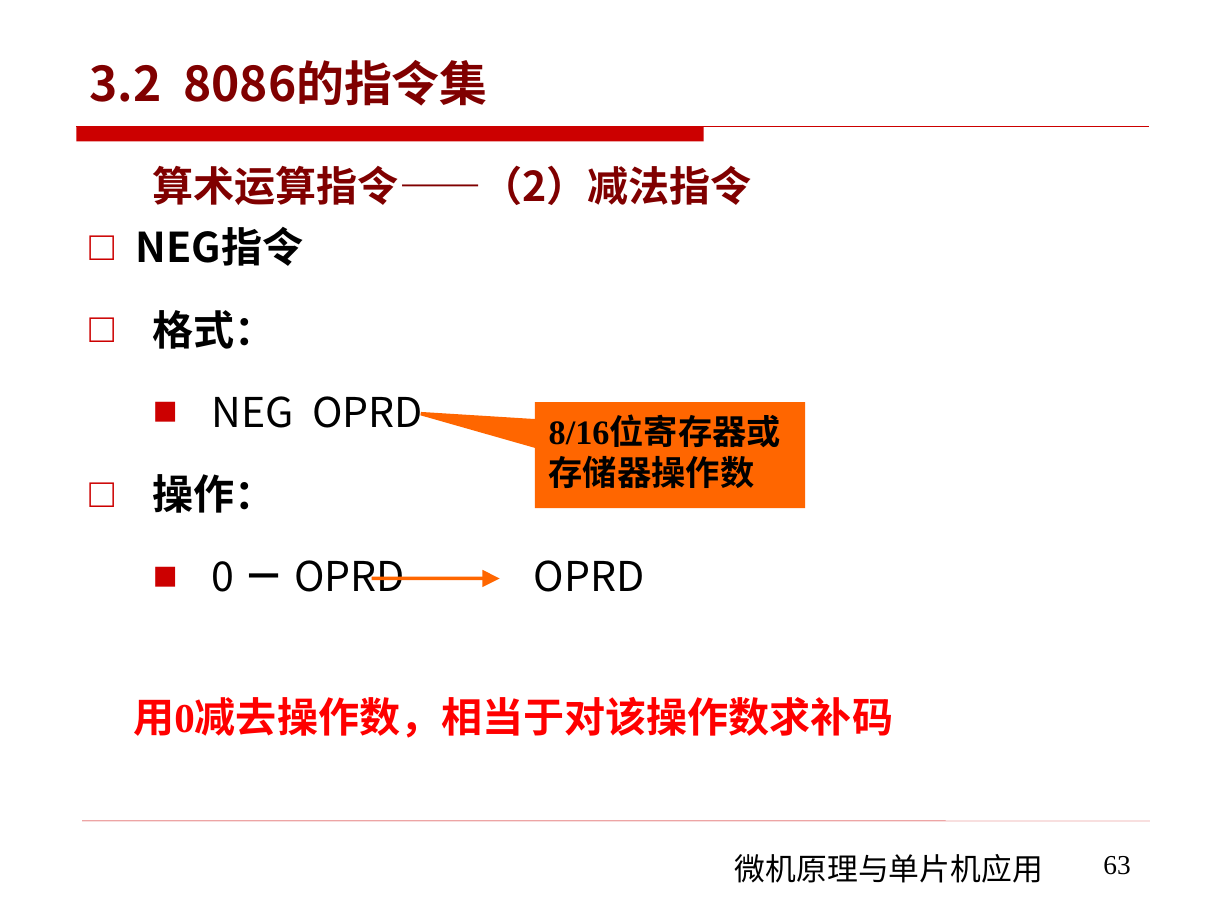
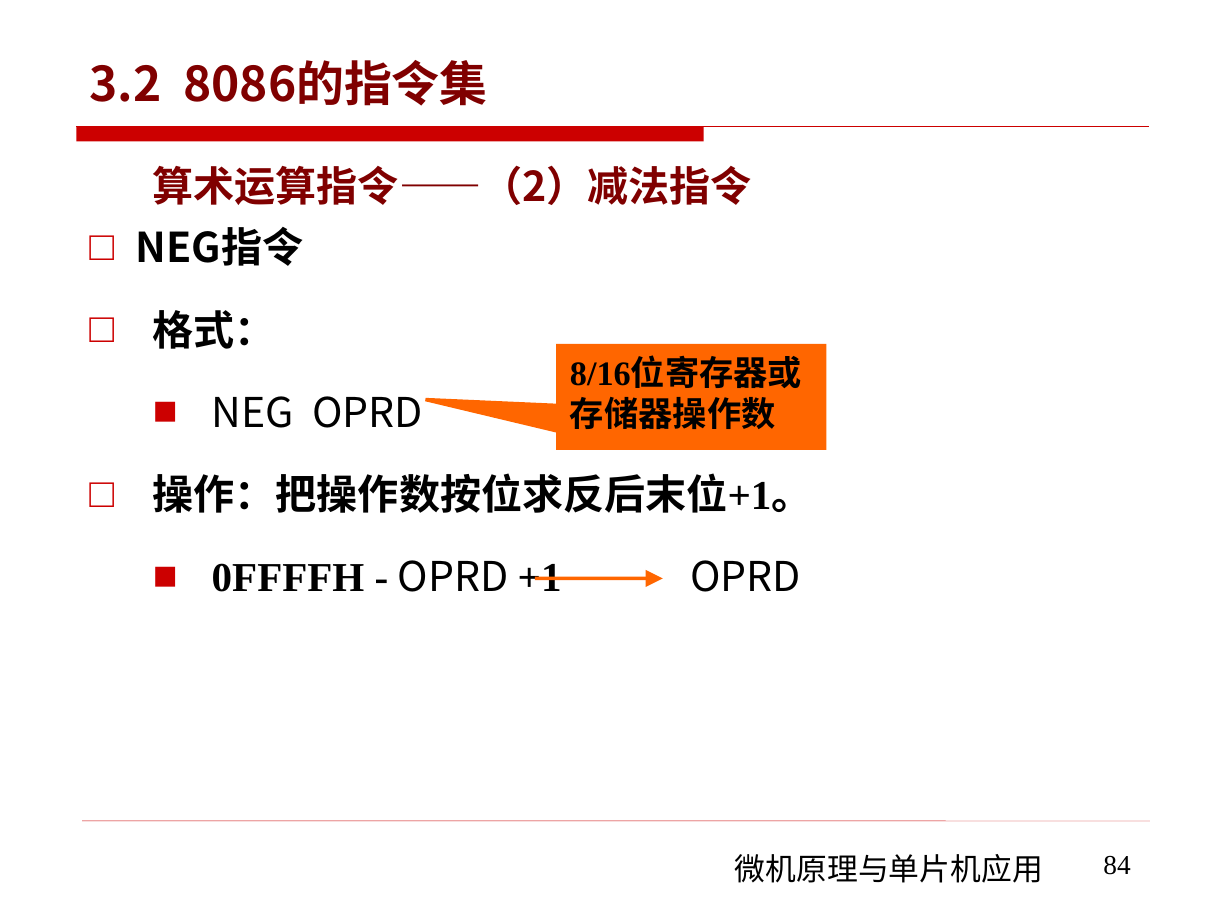
Before and after one commit to rshouc/Microcomputer, a slide deck: slide 84 of PPT/The Principle of Microcomputer/第三章 微机原理（8086的指令系统-指令集).pptx (slide 63 before the commit). Drawn at 1232x924 pixels with LibreOffice and Linux fonts; fonts in the diff are those of the drawing; background and template pictures are left out. Boxes give left, top, right and bottom in pixels: in the first picture for what was removed or moved away, otherwise in the second. Text is boxed around its words. In the diff, an @@ line names an element or a change of style, - is before the commit and + after.

```diff
--- a/PPT/The Principle of Microcomputer/第三章 微机原理（8086的指令系统-指令集).pptx
+++ b/PPT/The Principle of Microcomputer/第三章 微机原理（8086的指令系统-指令集).pptx
@@ speech box "8/16位寄存器或存储器操作数": place and size @@
-speech box "8/16位寄存器或存储器操作数" at (537, 404, 804, 506)
+speech box "8/16位寄存器或存储器操作数" at (558, 346, 825, 448)
@@ speech box "8/16位寄存器或存储器操作数" at (558, 346, 825, 448): proportions changed @@
@@ text at (153, 473, 813, 592): text changed; font Noto Sans CJK SC to Times New Roman; bold on @@
-□ 操作：
-  ■ 0 － OPRD OPRD
+□ 操作：把操作数按位求反后末位+1。
+  ■ 0FFFFH - OPRD +1 OPRD
@@ arrow moved from (373, 578) - (500, 578) to (537, 578) - (663, 578) @@
@@ text removed at (133, 697, 893, 738) @@
-用0减去操作数，相当于对该操作数求补码
@@ page number at (1103, 855, 1130, 875): text changed @@
-63
+84
```
Also in this commit, not shown: 35 other slides changed, 54 slides added, 3 slides removed, 7 other files.
